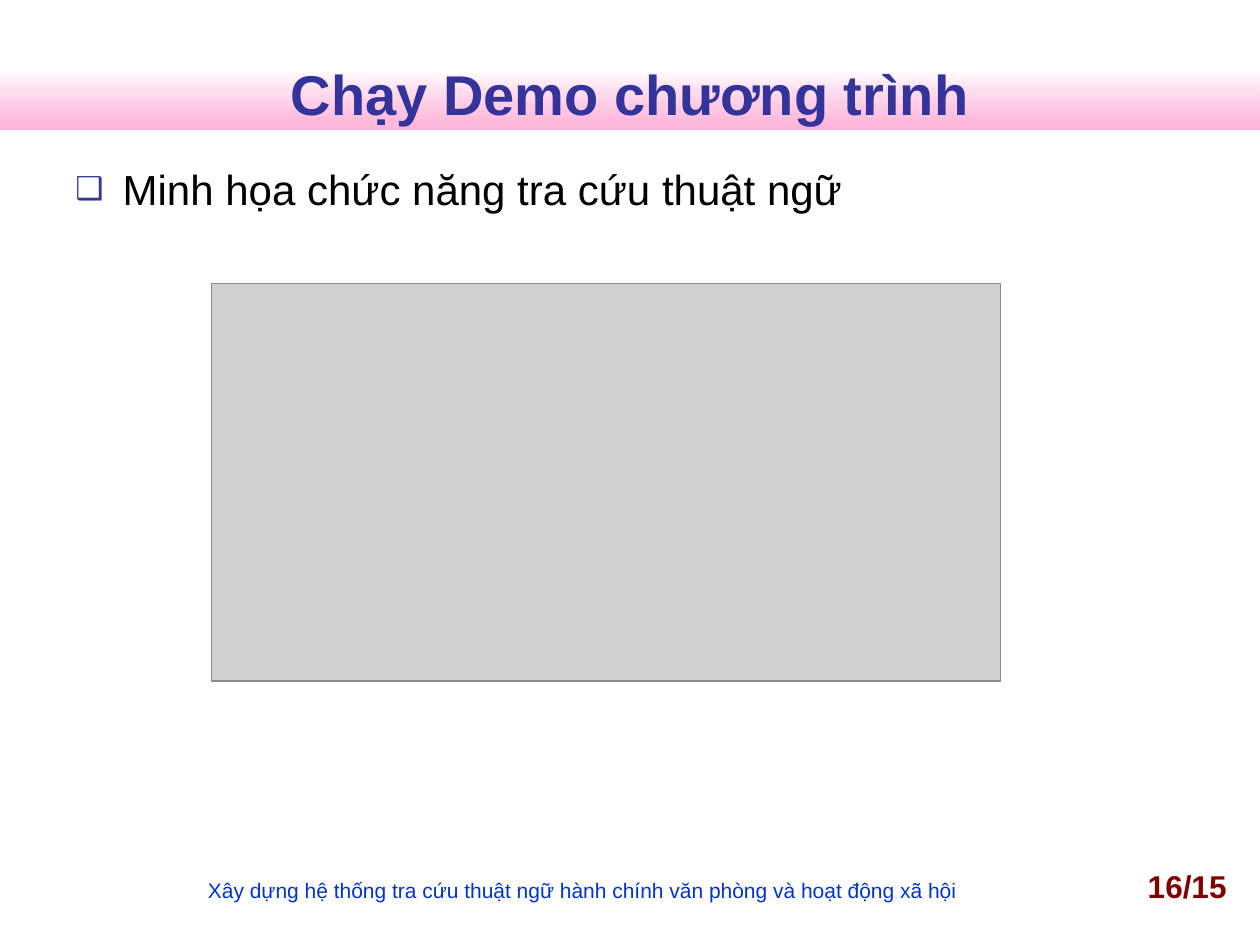
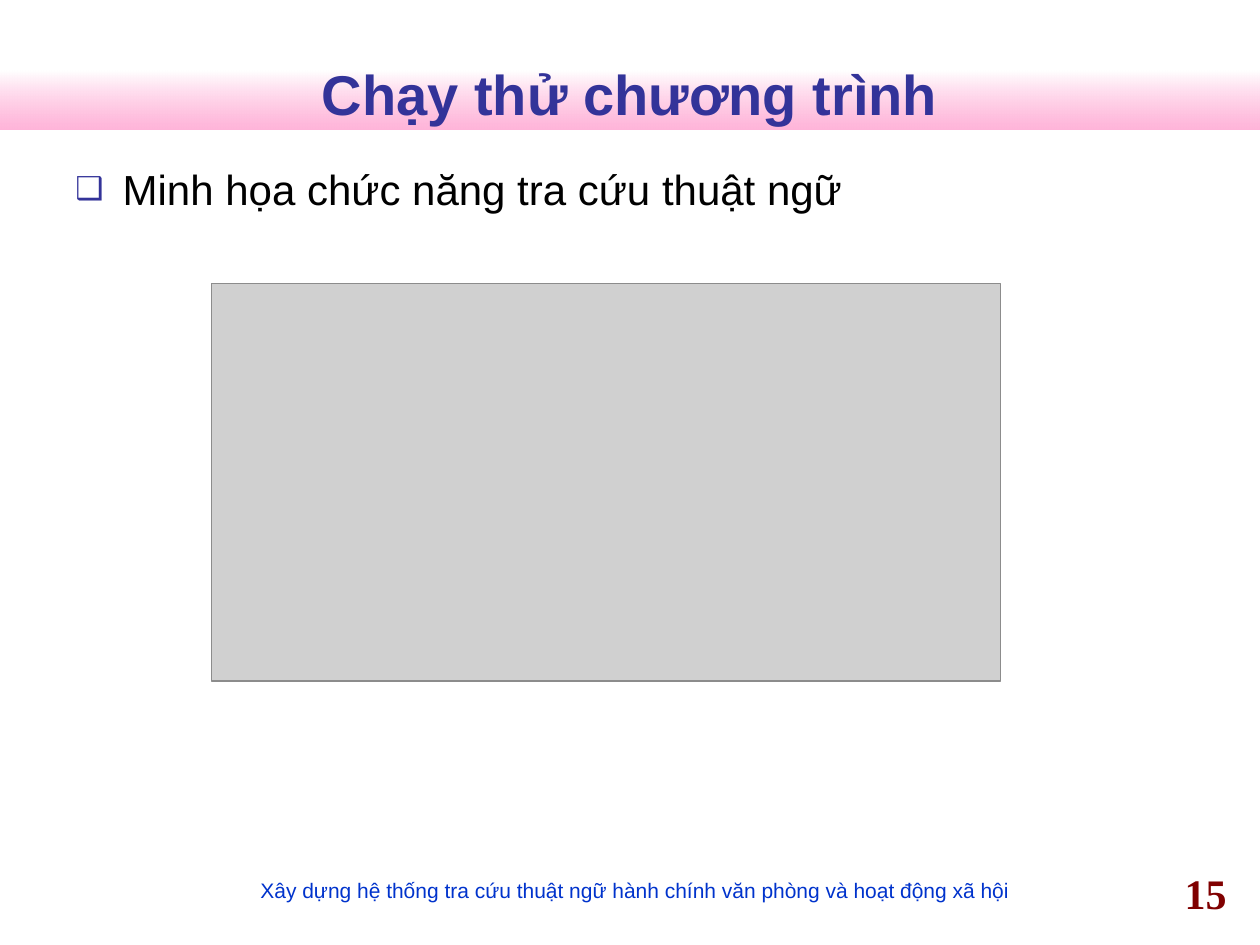
Before and after one commit to nguyentk90/tra-cuu-thuat-ngu-hanh-chinh, a slide deck: slide 15 of Documents/slideN2013.ppt (slide 16 before the commit). Drawn at 1260x945 pixels with LibreOffice and Linux fonts; fonts in the diff are those of the drawing; grey boxes stand for pictures; background and template pictures are left out. Boxes give left, top, right and bottom in pixels: in the first picture for what was removed or moved away, otherwise in the second. Text is boxed around its words. In the diff, an @@ line names an element or a change of style, - is before the commit and + after.

```diff
--- a/Documents/slideN2013.ppt
+++ b/Documents/slideN2013.ppt
@@ title at (322,71,937,126): text changed @@
-Chạy Demo chương trình
+Chạy thử chương trình
@@ text "Xây dựng hệ thống tra ...": place and size @@
-text "Xây dựng hệ thống tra ..." at (208,882,956,903)
+text "Xây dựng hệ thống tra ..." at (260,882,1009,903)
@@ page number at (1185,881,1227,910): text changed; size 18 to 24 pt; font Arial to Times New Roman @@
-16/15
+15
```
Also in this commit, not shown: 14 other slides changed, 2 slides added, 3 slides removed, 1 other file.
